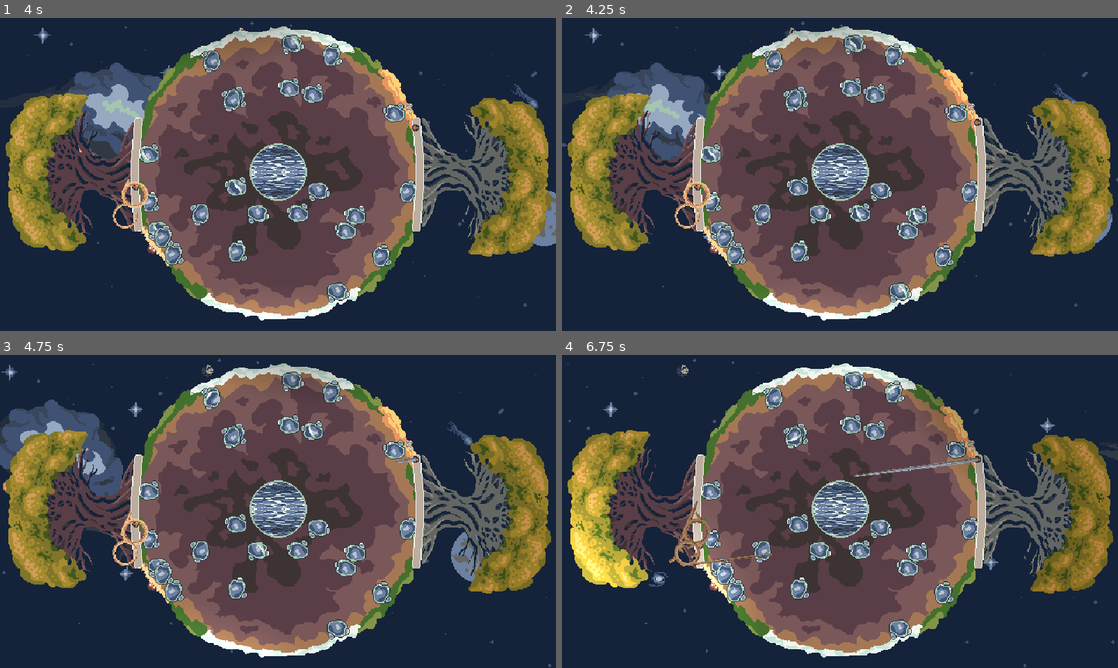
Above: before the commit, frames 1-4 (two rows, left to right).
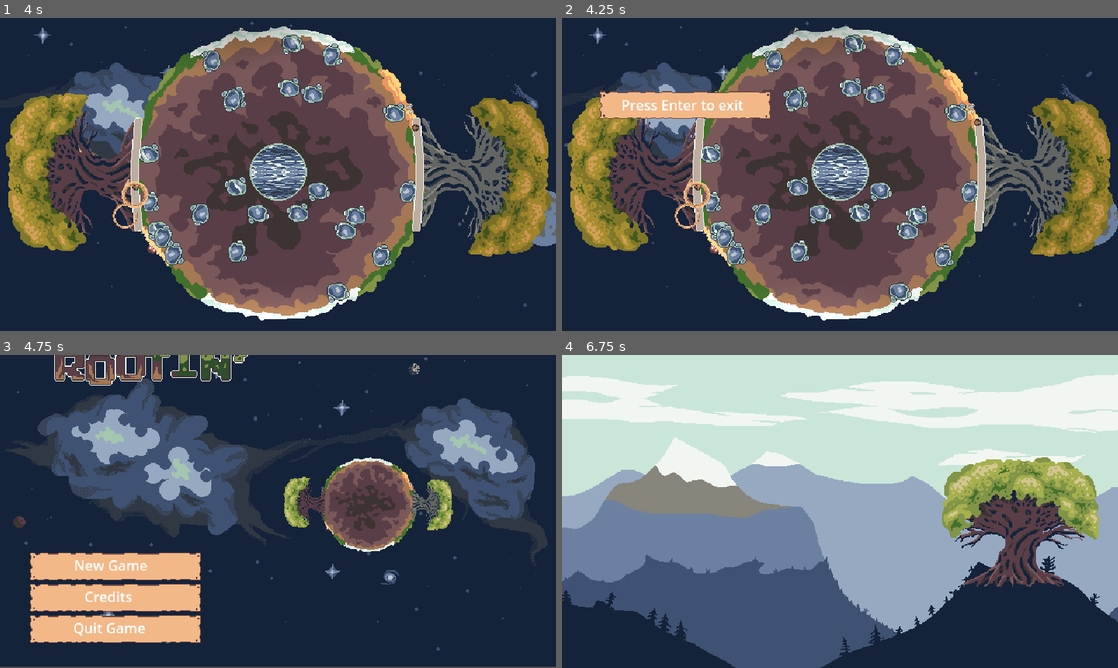
Above: after the commit, the same moments.

Repository: Rotta-Games/ragerootin
Game: Godot game, scene res://game.tscn
Two runs of this game, one before a commit and one after it. Both use one fixed random seed, a clock stepped at 60 frames per second and the inputs below. This scene is started directly instead of the project's main scene. Sound files missing from this copy of the repository are replaced by a short silence.
Inputs (mouse positions are in pixels of both pictures, inside the frame that each line leads up to):
- Up to frame 1 (4 s): tap Enter (ui_accept) at 0.5, 0.77, 1.52, 3.02, 3.77 s; hold Right (player1_move_right) 0.53-1.28 s; tap Space (player1_shoot) at 0.6 s; hold Down (player1_move_down) 1.28-2.03 s; tap S (player2_move_down) at 1.35 s; hold Right (player1_move_right) 2.03-2.78 s; hold A (player2_move_left) 2.03-2.78 s; hold Up (player1_move_up) 2.78-3.53 s; tap D (player2_move_right) at 2.85 s; hold Left (player1_move_left) from 3.53 s (still down); hold W (player2_move_up) from 3.53 s (still down)
- Up to frame 2 (4.25 s): keep holding Left (player1_move_left); keep holding W (player2_move_up); tap Escape (pause) at 4.15 s
- Up to frame 3 (4.75 s): keep holding Left (player1_move_left); tap Enter (ui_accept) at 4.25, 4.52 s; release W (player2_move_up) at 4.28 s; tap F (player2_shoot) at 4.35 s
- Up to frame 4 (6.75 s): release Left (player1_move_left) at 5 s; click (717, 580) at 5 s, where only the run after the commit has a clickable "New Game"; click (717, 621) at 5.75 s, where only the run after the commit has a clickable "New Game"; hold Down (player1_move_down) from 6.53 s (still down); tap Space (player1_shoot) at 6.6 s

Frame 1 is identical in both runs. In frame 2, 4.3% of the frame differs, in the area x 0-100%, y 1-93%; in frame 3, 67%; in frame 4, 85%, in the area x 0-100%, y 0-100%.

Commit message:
Fix pause menu

Diff:
--- a/GameState.gd
+++ b/GameState.gd
@@ -5,6 +5,7 @@
 
 var player1_water = 75
 var player2_water = 75
+var paused = false
 
 # Called when the node enters the scene tree for the first time.
 func _ready():
--- a/game.tscn
+++ b/game.tscn
@@ -1,11 +1,12 @@
-[gd_scene load_steps=13 format=3 uid="uid://cnqjxco0jwax3"]
+[gd_scene load_steps=14 format=3 uid="uid://cnqjxco0jwax3"]
 
 [ext_resource type="Script" path="res://game.gd" id="1_vsqo3"]
+[ext_resource type="PackedScene" uid="uid://ceamrudjtyeo4" path="res://pause_menu.tscn" id="2_vd2vg"]
 [ext_resource type="PackedScene" uid="uid://cqcyu1fsua041" path="res://planet.tscn" id="3_hd06s"]
 [ext_resource type="Script" path="res://player1.gd" id="4_52che"]
 [ext_resource type="PackedScene" uid="uid://dxy40xvhva1b1" path="res://player.tscn" id="4_a3mtv"]
 [ext_resource type="Texture2D" uid="uid://bv7o8ooxybefg" path="res://assets/gfx/root.png" id="4_pbjsy"]
-[ext_resource type="PackedScene" uid="uid://hj77gi1ae7yc" path="res://gui.tscn" id="6_4oam8"]
+[ext_resource type="PackedScene" path="res://gui.tscn" id="6_4oam8"]
 [ext_resource type="PackedScene" uid="uid://dvpenw227nbta" path="res://game_background.tscn" id="6_24cua"]
 [ext_resource type="PackedScene" uid="uid://bixxx2xfvcu2h" path="res://slider.tscn" id="6_qadn6"]
 [ext_resource type="Script" path="res://player2.gd" id="7_nc2dq"]
@@ -15,6 +16,10 @@
 
 [node name="game" type="Node2D"]
 script = ExtResource("1_vsqo3")
+
+[node name="PauseMenu" parent="." instance=ExtResource("2_vd2vg")]
+z_index = 4
+position = Vector2(140, 100)
 
 [node name="Planet" parent="." instance=ExtResource("3_hd06s")]
 
--- a/pausemenu.gd
+++ b/pausemenu.gd
@@ -1,22 +1,22 @@
-extends Control
+extends Node2D
 
-# var state = null : set = _set_state, get = _get_state
-@export
-var is_paused = false : set = set_is_paused
-# Called when the node enters the scene tree for the first time.
-func _ready():
-	set_process_input(true)
-
-# Called every frame. 'delta' is the elapsed time since the previous frame.
 func _process(delta):
 	pass
 
-func _unhandled_input(event):
+func _ready():
+	hide()
+	process_mode = Node.PROCESS_MODE_ALWAYS
+
+func _input(event):
 	if event.is_action_pressed("pause"):
-		self.is_paused = !is_paused
+		GameState.paused = !GameState.paused
+		get_tree().paused = GameState.paused
+		if GameState.paused:
+			show()
+		elif !GameState.paused:
+			hide()
 
-func set_is_paused(value: bool):
-	is_paused = value
-	get_tree().paused = is_paused
-	visible = is_paused
-	return is_paused
+	if event.is_action_pressed("enter"):
+		if GameState.paused:
+			get_tree().paused = false
+			get_tree().change_scene_to_file("res://main.tscn")
--- a/project.godot
+++ b/project.godot
@@ -110,6 +110,12 @@
 , Object(InputEventKey,"resource_local_to_scene":false,"resource_name":"","device":-1,"window_id":0,"alt_pressed":false,"shift_pressed":false,"ctrl_pressed":false,"meta_pressed":false,"pressed":false,"keycode":0,"physical_keycode":83,"key_label":0,"unicode":115,"echo":false,"script":null)
 ]
 }
+enter={
+"deadzone": 0.5,
+"events": [Object(InputEventKey,"resource_local_to_scene":false,"resource_name":"","device":-1,"window_id":0,"alt_pressed":false,"shift_pressed":false,"ctrl_pressed":false,"meta_pressed":false,"pressed":false,"keycode":0,"physical_keycode":4194309,"key_label":0,"unicode":0,"echo":false,"script":null)
+, Object(InputEventJoypadButton,"resource_local_to_scene":false,"resource_name":"","device":-1,"button_index":0,"pressure":0.0,"pressed":false,"script":null)
+]
+}
 
 [layer_names]
 
